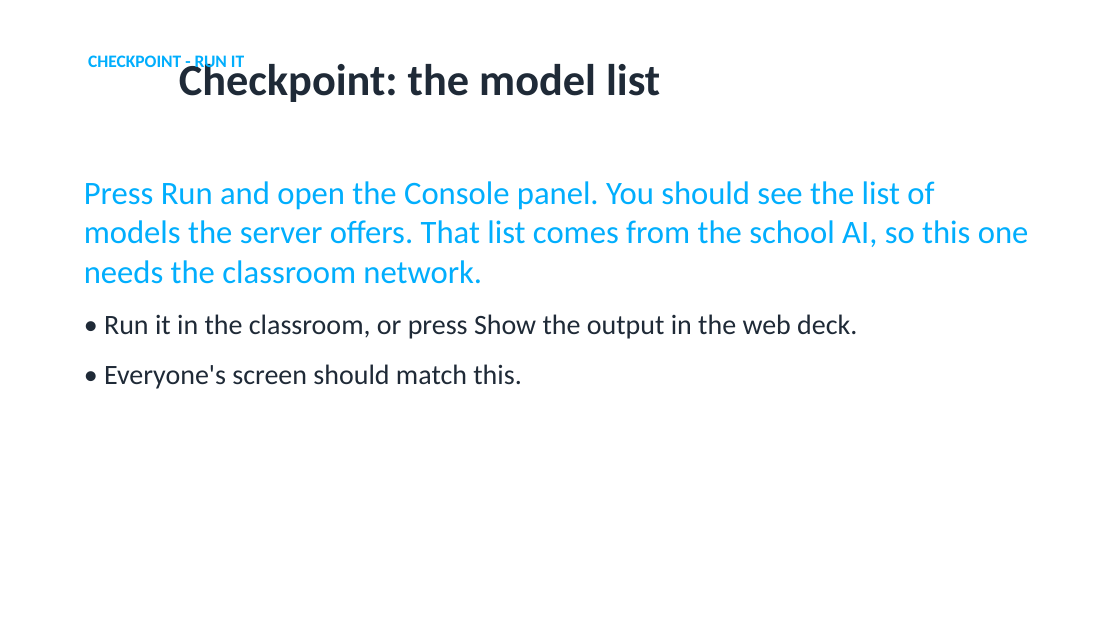
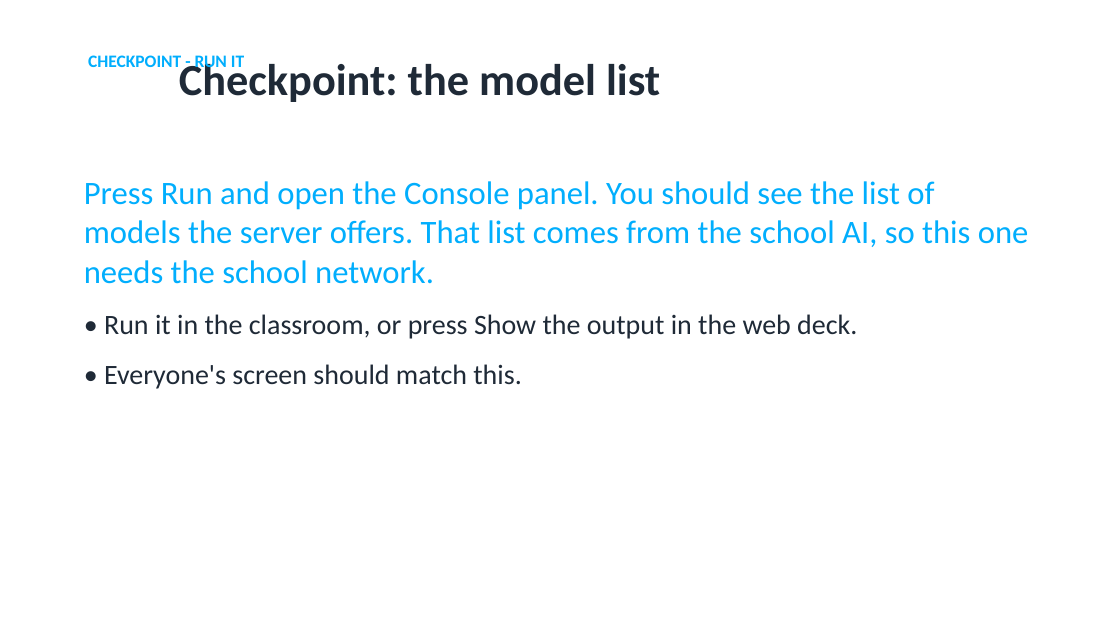
Before and after one commit to utgapps/utgapps.github.io, a slide deck: slide 31 of ai101/slides/week-03.pptx. Drawn at 1120x630 pixels with LibreOffice and Linux fonts; fonts in the diff are those of the drawing. Boxes give left, top, right and bottom in pixels: in the first picture for what was removed or moved away, otherwise in the second. Text is boxed around its words. In the diff, an @@ line names an element or a change of style, - is before the commit and + after.

```diff
--- a/ai101/slides/week-03.pptx
+++ b/ai101/slides/week-03.pptx
@@ text at bbox=[84, 181, 1029, 284]: text changed @@
-Press Run and open the Console panel. You should see the list of models the server offers. That list comes from the school AI, so this one needs the classroom network.
+Press Run and open the Console panel. You should see the list of models the server offers. That list comes from the school AI, so this one needs the school network.
```
Also in this commit, not shown: 19 other files.
